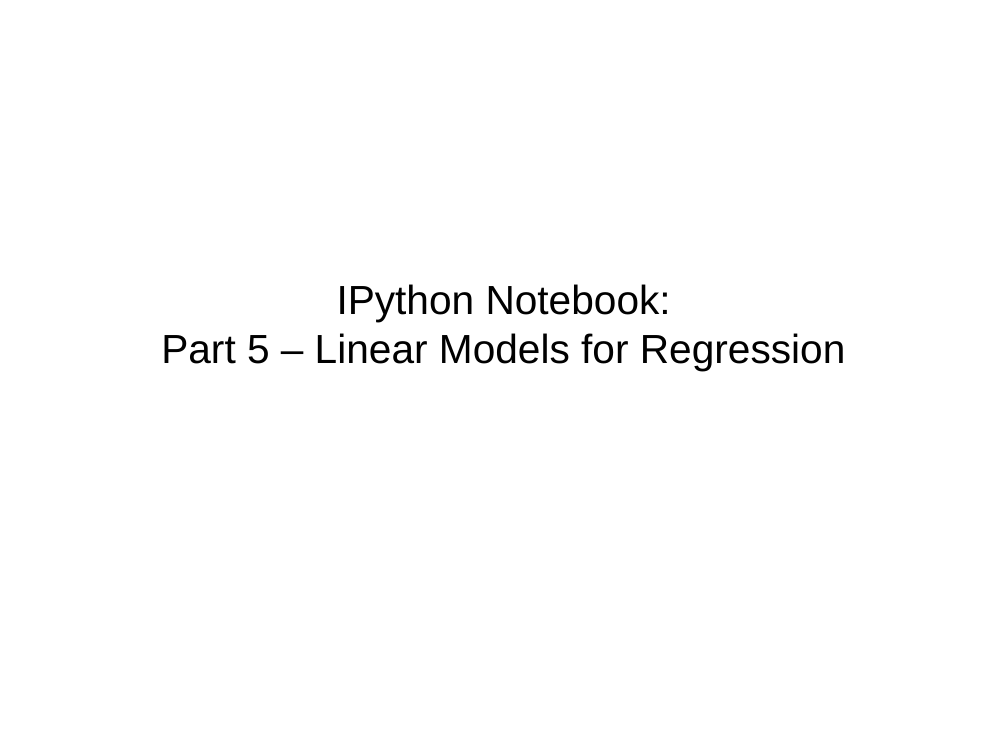
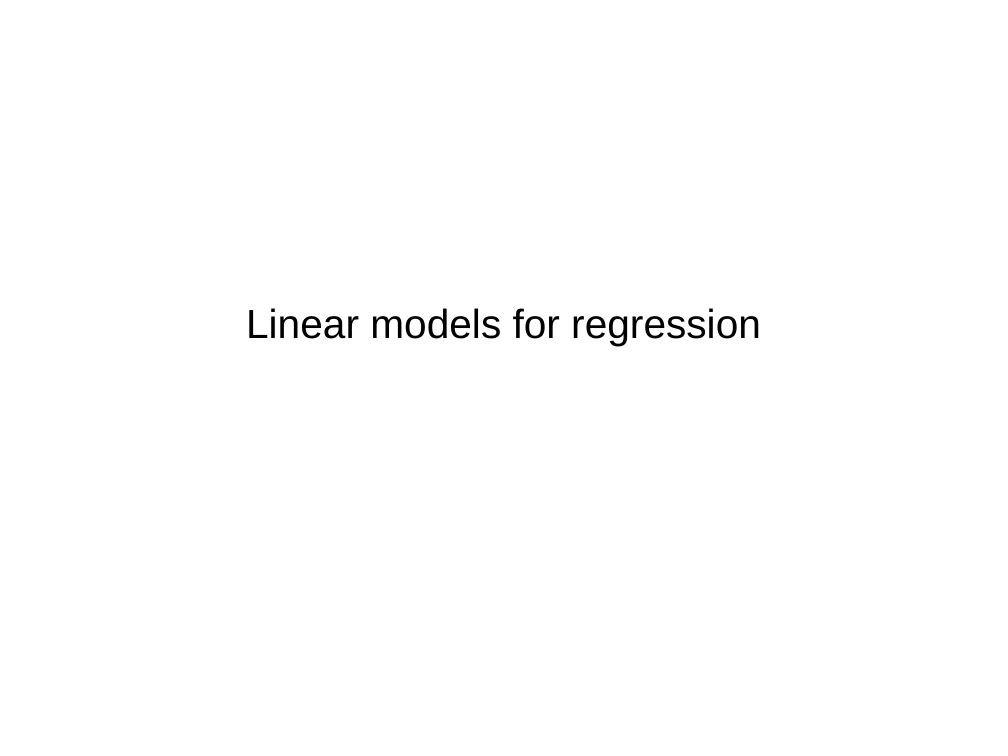
Before and after one commit to DS-BootCamp-DSI-Columbia/AY2017-2018-Winter-Collaboratory, a slide deck: slide 13 of Bootcamp-materials/slides/day2-linear-models-nearest-neighbors.odp (slide 22 before the commit). Drawn at 1008x756 pixels with LibreOffice and Linux fonts; fonts in the diff are those of the drawing. Boxes give left, top, right and bottom in pixels: in the first picture for what was removed or moved away, otherwise in the second. Text is boxed around its words. In the diff, an @@ line names an element or a change of style, - is before the commit and + after.

```diff
--- a/Bootcamp-materials/slides/day2-linear-models-nearest-neighbors.odp
+++ b/Bootcamp-materials/slides/day2-linear-models-nearest-neighbors.odp
@@ subtitle at (246, 308, 761, 346): text changed @@
-IPython Notebook:
-Part 5 – Linear Models for Regression
+Linear models for regression
```
Also in this commit, not shown: 3 other slides changed, 52 slides removed, 2 other files.
